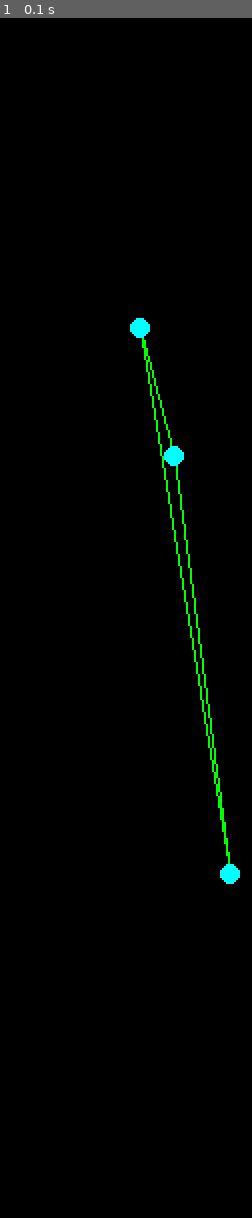
Above: before the commit, frame 1.
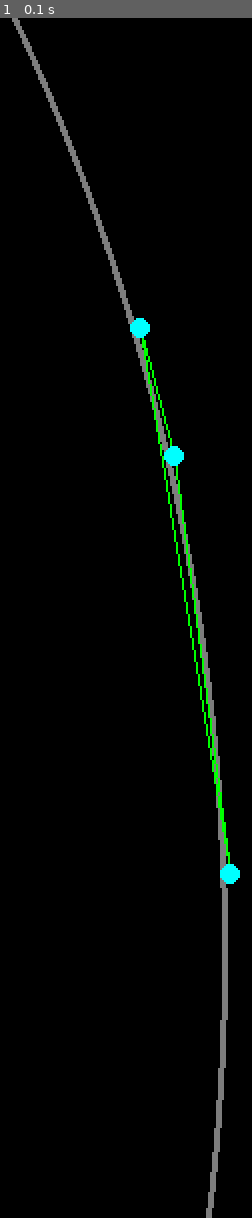
Above: after the commit, the same moment.

Repository: zainkhan-afk/Delaunay-Triangulation-Pygame
Game: pygame game, started from main.py
The game is run twice, just before and just after one commit, with the same random seed, the same clock (stepped at 60 frames per second) and the same inputs.
Inputs:
- Up to frame 1 (0.1 s): no input

The runs differ from the first frame. In frame 1, 2.1% of the frame differs, in the area x 4-91%, y 0-100%.

Commit message:
Added delauny functions

Diff:
--- /dev/null
+++ b/circumCircle.py
@@ -0,0 +1,74 @@
+from utils import *
+from point import Point
+
+class CircumCircle:
+	def __init__(self, triangle):
+		p1 = triangle.edges[0].points[0]
+		p2 = triangle.edges[1].points[0]
+		p3 = triangle.edges[2].points[0]
+
+		side1 = triangle.edges[0].point_distance
+		side2 = triangle.edges[1].point_distance
+		side3 = triangle.edges[2].point_distance
+
+		self.circum_center = self.GetCircumCenter(p1, p2, p3)
+
+		self.radius = self.GetCircumRadius(side1, side2, side3)
+
+	def GetCircumRadius(self, side1, side2, side3):
+		num = side1*side2*side3
+
+		a = ( side1 + side2 + side3)
+		b = (-side1 + side2 + side3)
+		c = ( side1 - side2 + side3)
+		d = ( side1 + side2 - side3)
+		den = np.sqrt(a*b*c*d)
+
+		return num / den
+
+	def GetCircumCenter(self, p1, p2, p3):
+		a1, b1, c1 = self.GetLineEquationFromPoints(p1, p2)
+		a2, b2, c2 = self.GetLineEquationFromPoints(p2, p3)
+
+		a1, b1, c1 = self.GetPerpendicularBisectorLineEquation(p1, p2, a1, b1, c1)
+		a2, b2, c2 = self.GetPerpendicularBisectorLineEquation(p2, p3, a2, b2, c2)
+
+		circum_center = self.GetLinesIntersection(a1, b1, c1, a2, b2, c2)
+
+		return circum_center
+
+
+	def GetLineEquationFromPoints(self, p1, p2):
+		a = p2.y - p1.y
+		b = p1.x - p2.x
+		c = a * p1.x + b * p1.y
+		return a, b, c
+
+	def GetPerpendicularBisectorLineEquation(self, p1, p2, a, b, c):
+		mid_point = (p1 + p2)/2
+
+		c = -b*mid_point.x + a*mid_point.y
+		temp = a
+		a = -b
+		b = temp
+		return a, b, c
+
+
+	def GetLinesIntersection(self, a1, b1, c1, a2, b2, c2):
+		determinant = a1 * b2 - a2 * b1
+		if (determinant == 0):
+			return None
+		else:
+			x = (b2 * c1 - b1 * c2)//determinant
+			y = (a1 * c2 - a2 * c1)//determinant
+			return Point(x, y, 1)\
+
+	def IsPointInside(self, point):
+		dist = GetDistance(point, self.circum_center)
+		return dist<self.radius
+
+	def __repr__(self):
+		return f"Circum Circle - Center: {self.circum_center}, Radius: {self.radius}"
+
+	def __str__(self):
+		return self.__repr__()
--- a/delaunayTriangulation.py
+++ b/delaunayTriangulation.py
@@ -1,6 +1,93 @@
+from point import Point
+from edge import Edge
+from triangle import Triangle
+
 class DelaunayTriangulation:
 	def __init__(self):
 		self.mesh = []
+		self.points = []
+
+	def Triangulate(self):
+		self.mesh = []
+		super_triangle = self.CalculateSuperTriangle()
+
+		triangles = [super_triangle]
+
+		for point in self.points:
+			triangles = self.AddPointToMesh(point, triangles)
+
+	def AddPointToMesh(self, point, triangles):
+		edges = []
+		good_triangles = []
+
+		for triangle in triangles:
+			if triangle.IsInCircumCircle(point):
+				edges += triangle.edges
+
+			else:
+				good_triangles.append(triangle)
+
+
+		edges = self.GetUniqueEdges(edges)
+
+		for edge in edges:
+			e1 = Edge(edge.points[0], edge.points[1])
+			e2 = Edge(edge.points[1], point)
+			e3 = Edge(point, edge.points[1])
+
+			triangle = Triangle(e1, e2, e2)
+
+			good_triangles.append(triangle)
+
+		return good_triangles
+
+	def GetUniqueEdges(self, edges):
+		unique_edges = []
+
+		for edge1 in edges:
+			is_unique_edge = True
+			for edge2 in edges:
+
+			if edge1 == edge2:
+				is_unique_edge = False
+				break
+
+			if is_unique_edge:
+				unique_edges.append(edge1)
+
+		return unique_edges
 
 	def AddPoint(self, point):
-		self.mesh = []
+		self.points.append(point)
+
+
+	def CalculateSuperTriangle(self):
+		x_min = 1000
+		x_max = 0
+		y_min = 1000
+		y_max = 0
+
+		for point in self.points:
+			if point.x > x_max:
+				x_max = point.x
+			if point.x < x_min:
+				x_min = point.x
+
+			if point.y > y_max:
+				y_max = point.y
+			if point.y < y_min:
+				y_min = point.y
+
+
+		dx = (x_max - x_max)*10
+		dy = (y_max - y_max)*10
+
+		p1 = Point(x = x_min - dx    , y = y_min - dy * 3)
+		p2 = Point(x = x_min - dx    , y = y_max + dy)
+		p3 = Point(x = x_max + dx * 3, y = y_max + dy)
+
+		e1 = Edge(p1, p2)
+		e2 = Edge(p2, p3)
+		e3 = Edge(p3, p1)
+
+		return Triangle(e1, e2, e3)
--- a/edge.py
+++ b/edge.py
@@ -1,8 +1,12 @@
+from utils import *
+
 class Edge:
 	def __init__(self, point1, point2):
 		self.points = []
 		self.points.append(point1)
 		self.points.append(point2)
+
+		self.point_distance = GetDistance(point1, point2)
 
 	def AddPoint(self, point):
 		if len(self.points) < 2:
@@ -11,9 +15,12 @@
 			print("Edge already has 2 points, can't add more.")
 
 	def __str__(self):
-		out_str = "Edge - "
+		out_str = "\nEdge - "
 
 		for point in self.points:
 			out_str += str(point)
 
 		return out_str
+
+	def __equals__(self, other):
+		return (self.points[0] == other.points[0] and self.points[1] == other.points[1]) or (self.points[0] == other.points[1] and self.points[1] == other.points[0])
--- a/main.py
+++ b/main.py
@@ -16,6 +16,8 @@
 
 t1 = Triangle(e1, e2, e3)
 
+print(t1)
+
 mesh = [t1]
 
 renderer = Renderer()
--- a/point.py
+++ b/point.py
@@ -9,3 +9,12 @@
 
 	def __str__(self):
 		return self.__repr__()
+
+	def __equals__(self, other):
+		return self.x == other.x and self.y == other.y and self.z == other.z
+
+	def __add__(self, other):
+		return Point(self.x + other.x, self.y + other.y, self.z + other.z)
+
+	def __truediv__ (self, value):
+		return Point(self.x/value, self.y/value, self.z/value)
--- a/renderer.py
+++ b/renderer.py
@@ -19,8 +19,9 @@
 
 	def Render(self, mesh):
 		for triangle in mesh:
+			pygame.draw.circle(self.screen, (125, 125, 125), (triangle.circum_circle.circum_center.x, triangle.circum_circle.circum_center.y), 2)
+			pygame.draw.circle(self.screen, (125, 125, 125), (triangle.circum_circle.circum_center.x, triangle.circum_circle.circum_center.y), triangle.circum_circle.radius, width = 3)
 			for edge in triangle.edges:
-
 				pygame.draw.line(self.screen, self.edge_color, (edge.points[0].x, edge.points[0].y), (edge.points[1].x, edge.points[1].y), 1)
 				for point in edge.points:
 					pygame.draw.circle(self.screen, self.point_color, (point.x, point.y), self.point_radius)
--- a/triangle.py
+++ b/triangle.py
@@ -1,3 +1,4 @@
+from circumCircle import CircumCircle
 class Triangle:
 	def __init__(self, edge1, edge2, edge3):
 		self.edges = []
@@ -5,10 +6,18 @@
 		self.edges.append(edge2)
 		self.edges.append(edge3)
 
-	def __str__(self):
+		self.circum_circle = CircumCircle(self)
+
+	def IsInCircumCircle(self, point):
+		return self.circum_circle.IsPointInside(point)
+
+	def __repr__(self):
 		out_str = "Triangle - "
 
 		for edge in self.edges:
 			out_str += str(edge)
 
-		return out_str
+		return repr(out_str)
+
+	def __str__(self):
+		return self.__repr__()
--- /dev/null
+++ b/utils.py
@@ -0,0 +1,4 @@
+import numpy as np
+
+def GetDistance(p1, p2):
+	return np.sqrt((p1.x - p2.x)**2 + (p1.y - p2.y)**2)
